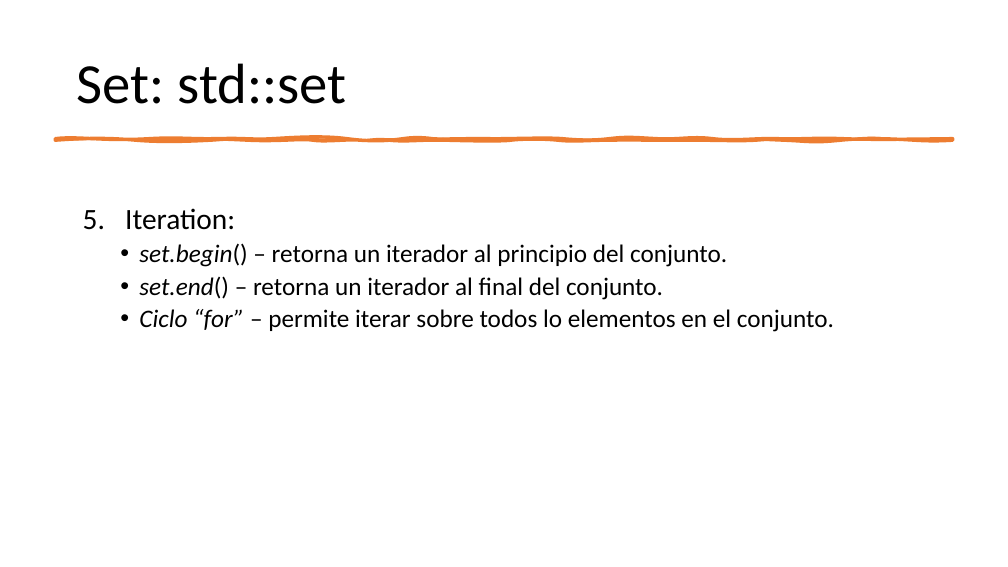
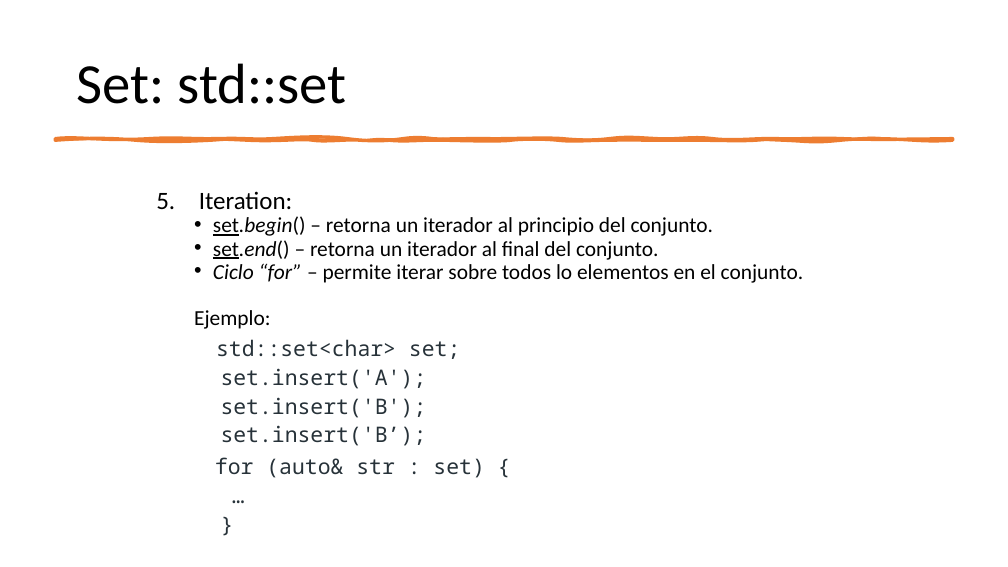
Before and after one commit to ppa-docencia-u/usm-ejemplos-estdatos, a slide deck: slide 100 of presentacion/Estructuras de datos-1.pptx. Drawn at 1008x567 pixels with LibreOffice and Linux fonts; fonts in the diff are those of the drawing. Boxes give left, top, right and bottom in pixels: in the first picture for what was removed or moved away, otherwise in the second. Text is boxed around its words. In the diff, an @@ line names an element or a change of style, - is before the commit and + after.

```diff
--- a/presentacion/Estructuras de datos-1.pptx
+++ b/presentacion/Estructuras de datos-1.pptx
@@ text "Iteration:": place and size @@
-text "Iteration:" at (125,208,834,332)
+text "Iteration:" at (194,191,804,478)
@@ text at (199,191,804,283): size 28 to 23.8 pt in "Iteration:"; size 24 to 20.4 pt in "set.begin() – retorna un iterador al principio ...", "set.end() – retorna un iterador al final ...", "Ciclo “for” – permite iterar sobre todos ..."; italic off, underline on in "set.begin()", "set.end()"; line spacing 0.9 to 0.7 @@
@@ text at (194,310,484,478): paragraphs added @@
+  Ejemplo:
+std::set<char> set;
+set.insert('A');
+set.insert('B');
+set.insert('B’);
+for (auto& str : set) {
+…
+}
```
Also in this commit, not shown: 9 other slides changed, 1 slide added.
